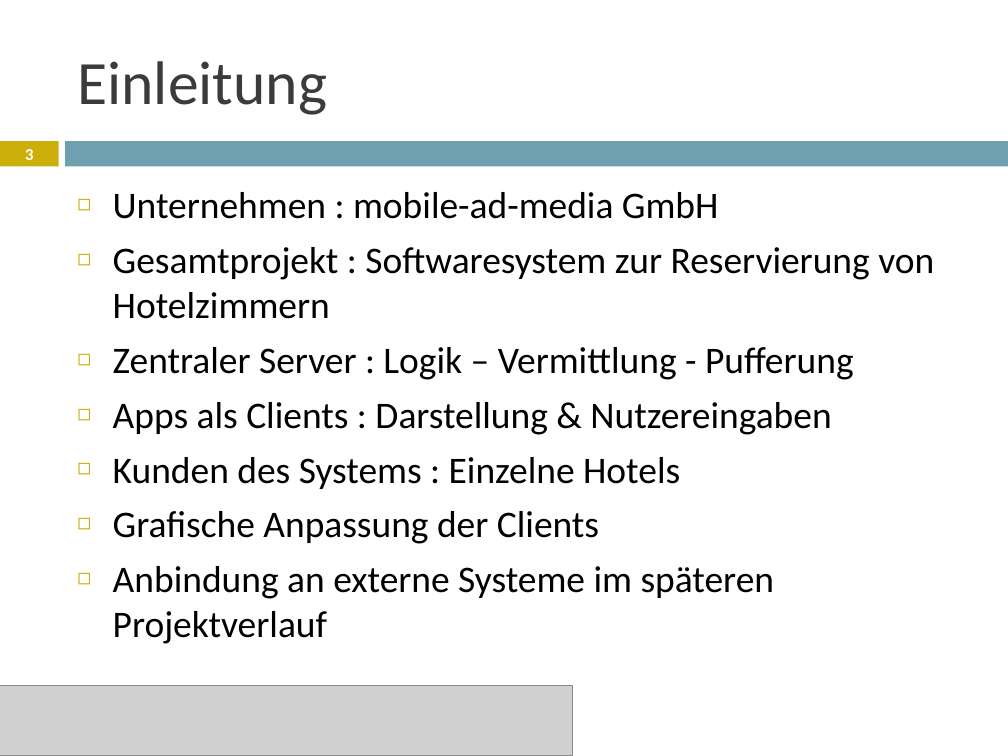
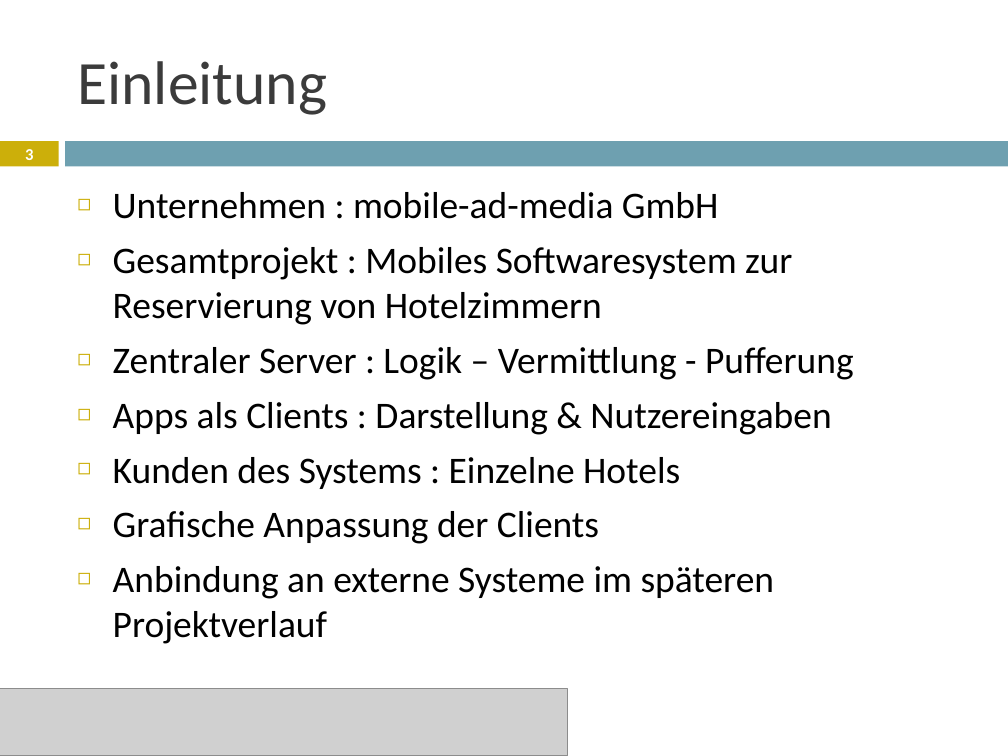
Before and after one commit to janhelmle/weiterbildung_fachinformatiker_ihk_projektantrag, a slide deck: slide 3 of praesentation/Projektpräsentation.pptx. Drawn at 1008x756 pixels with LibreOffice and Linux fonts; fonts in the diff are those of the drawing; grey boxes stand for pictures. Boxes give left, top, right and bottom in pixels: in the first picture for what was removed or moved away, otherwise in the second. Text is boxed around its words. In the diff, an @@ line names an element or a change of style, - is before the commit and + after.

```diff
--- a/praesentation/Projektpräsentation.pptx
+++ b/praesentation/Projektpräsentation.pptx
@@ text at <box>113,247,792,325</box>: text changed @@
-◻ Gesamtprojekt : Softwaresystem zur Reservierung von Hotelzimmern
+◻ Gesamtprojekt : Mobiles Softwaresystem zur Reservierung von Hotelzimmern
@@ picture: place and size @@
-picture at <box>0,685,573,756</box>
+picture at <box>0,688,569,756</box>
```
Also in this commit, not shown: 4 other slides changed, 4 other files.
